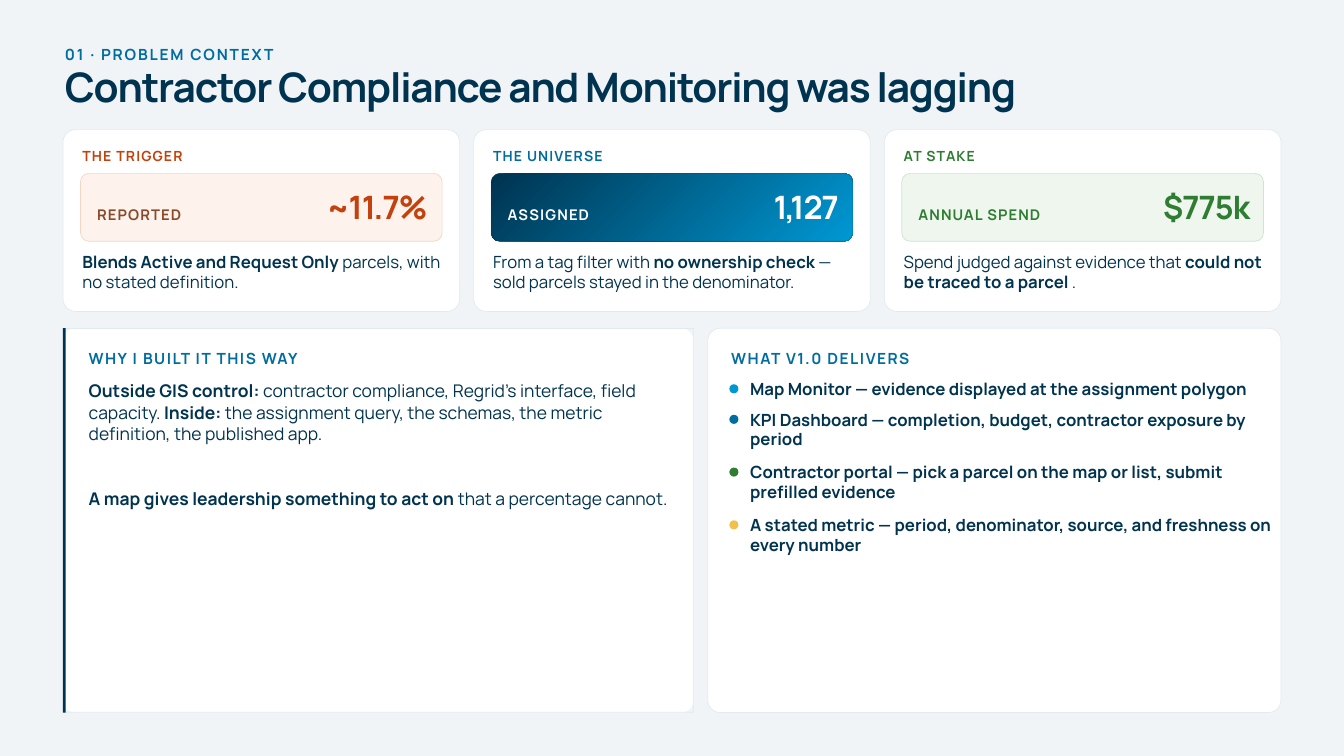
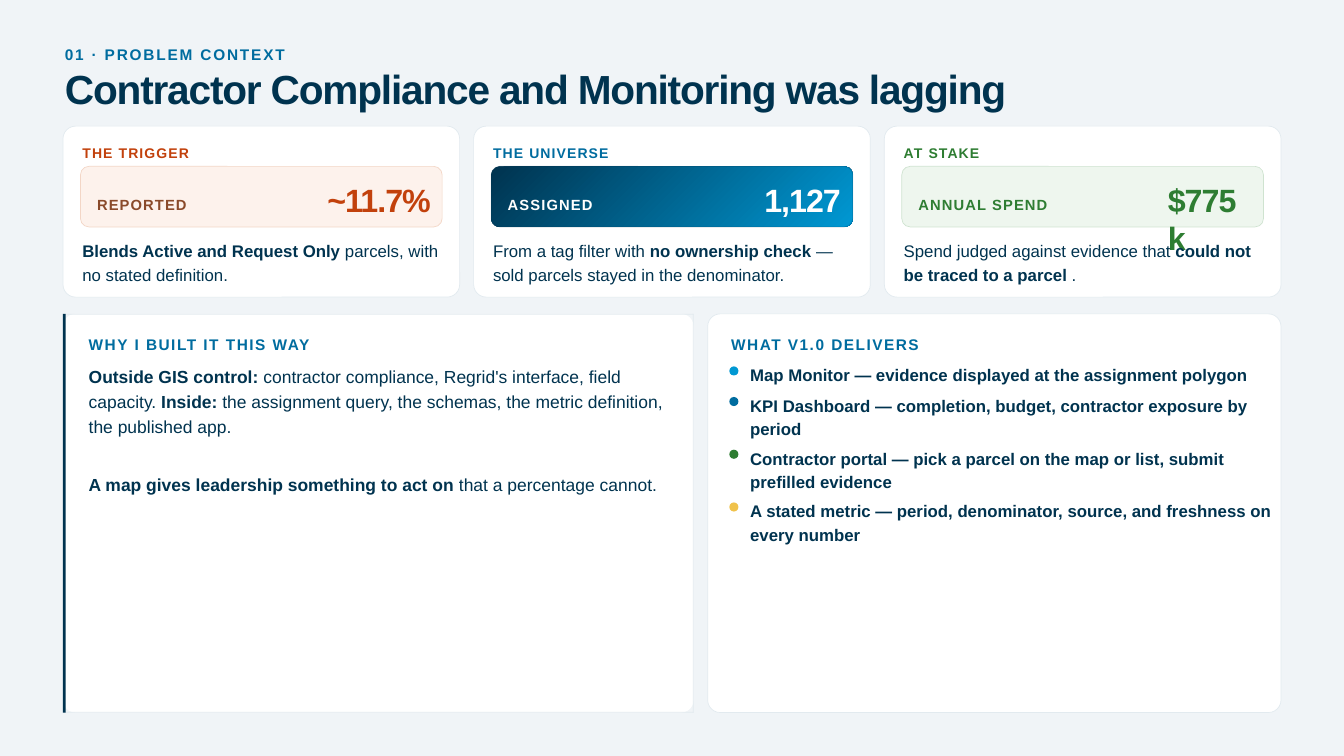
Before and after one commit to rutomo-ura/land-care-assurance, a slide deck: slide 2 of handover/03-presentation.pptx. Drawn at 1344x756 pixels with LibreOffice and Linux fonts; fonts in the diff are those of the drawing. Boxes give left, top, right and bottom in pixels: in the first picture for what was removed or moved away, otherwise in the second. Text is boxed around its words. In the diff, an @@ line names an element or a change of style, - is before the commit and + after.

```diff
--- a/handover/03-presentation.pptx
+++ b/handover/03-presentation.pptx
@@ text "Contractor Compliance and Monitoring was ..." at <box>65,74,1006,111</box>: font Manrope to Arial; line spacing 0.74 to 0.88 @@
@@ rounded rectangle: place and size @@
-rounded rectangle at <box>63,130,460,312</box>
+rounded rectangle at <box>63,126,460,297</box>
@@ rounded rectangle: place and size @@
-rounded rectangle at <box>474,130,870,312</box>
+rounded rectangle at <box>474,126,870,297</box>
@@ rounded rectangle: place and size @@
-rounded rectangle at <box>884,130,1281,312</box>
+rounded rectangle at <box>884,126,1281,297</box>
@@ rounded rectangle: place and size @@
-rounded rectangle at <box>81,173,442,241</box>
+rounded rectangle at <box>81,167,442,227</box>
@@ rounded rectangle: place and size @@
-rounded rectangle at <box>491,173,853,241</box>
+rounded rectangle at <box>491,167,853,227</box>
@@ font Manrope to Arial in 12 elements at <box>65,49,284,60</box>, <box>82,148,189,158</box>, <box>493,148,608,158</box>, <box>904,148,980,158</box>, <box>89,337,310,353</box>, <box>731,339,918,350</box>, <box>508,199,593,210</box>, <box>918,199,1047,210</box>, <box>327,189,430,213</box>, <box>1166,178,1255,218</box>, <box>97,199,187,210</box>, <box>764,189,841,217</box> @@
@@ text "1,127": place and size @@
-text "1,127" at <box>774,195,839,223</box>
+text "1,127" at <box>764,189,841,217</box>
@@ proportions changed in 8 elements at <box>63,314,694,712</box>, <box>708,314,1281,712</box>, <box>63,126,460,297</box>, <box>474,126,870,297</box>, <box>884,126,1281,297</box>, <box>81,167,442,227</box>, <box>491,167,853,227</box>, <box>902,167,1263,227</box> @@
@@ rounded rectangle: place and size @@
-rounded rectangle at <box>902,173,1263,241</box>
+rounded rectangle at <box>902,167,1263,227</box>
@@ text "$775k": place and size @@
-text "$775k" at <box>1163,192,1250,222</box>
+text "$775k" at <box>1166,178,1255,218</box>
@@ text "REPORTED": place and size @@
-text "REPORTED" at <box>97,209,181,220</box>
+text "REPORTED" at <box>97,199,187,210</box>
@@ text "ASSIGNED": place and size @@
-text "ASSIGNED" at <box>508,209,589,221</box>
+text "ASSIGNED" at <box>508,199,593,210</box>
@@ text "ANNUAL SPEND": place and size @@
-text "ANNUAL SPEND" at <box>918,209,1040,220</box>
+text "ANNUAL SPEND" at <box>918,199,1047,210</box>
@@ font Manrope to Arial; line spacing 1 to 1.19 in 3 elements at <box>82,244,438,281</box>, <box>493,244,812,285</box>, <box>904,243,1251,285</box> @@
@@ rounded rectangle: place and size @@
-rounded rectangle at <box>63,328,694,712</box>
+rounded rectangle at <box>63,314,694,712</box>
@@ rectangle: place and size @@
-rectangle at <box>63,328,66,712</box>
+rectangle at <box>63,314,66,712</box>
@@ rectangle: place and size @@
-rectangle at <box>693,328,694,712</box>
+rectangle at <box>693,314,694,712</box>
@@ rounded rectangle: place and size @@
-rounded rectangle at <box>708,328,1281,712</box>
+rounded rectangle at <box>708,314,1281,712</box>
@@ text "WHY I BUILT IT THIS ...": place and size @@
-text "WHY I BUILT IT THIS ..." at <box>89,352,298,365</box>
+text "WHY I BUILT IT THIS ..." at <box>89,337,310,353</box>
@@ text "WHAT V1.0 DELIVERS": place and size @@
-text "WHAT V1.0 DELIVERS" at <box>731,352,909,365</box>
+text "WHAT V1.0 DELIVERS" at <box>731,339,918,350</box>
@@ text "Outside GIS control: contractor compliance, ..." at <box>89,370,663,437</box>: font Manrope to Arial; line spacing 1.03 to 1.21 @@
@@ font Manrope to Arial; line spacing 0.97 to 1.15 in 4 elements at <box>750,452,1224,492</box>, <box>750,399,1248,439</box>, <box>750,504,1270,545</box>, <box>750,368,1247,385</box> @@
@@ text "Map Monitor — evidence displayed ...": place and size @@
-text "Map Monitor — evidence displayed ..." at <box>750,382,1247,400</box>
+text "Map Monitor — evidence displayed ..." at <box>750,368,1247,385</box>
@@ text "A map gives leadership something ..." at <box>89,478,657,495</box>: font Manrope to Arial; line spacing 1.03 to 1.21 @@
@@ text "A map gives leadership something ...": place and size @@
-text "A map gives leadership something ..." at <box>89,492,668,510</box>
+text "A map gives leadership something ..." at <box>89,478,657,495</box>
@@ 3 texts, 3 ellipses: place and size @@
-3 texts, 3 ellipses at <box>89,384,1271,555</box>
+3 texts, 3 ellipses at <box>89,366,1270,545</box>
@@ 4 texts, 1 rectangle, 1 ellipse: place and size @@
-4 texts, 1 rectangle, 1 ellipse at <box>63,255,1262,530</box>
+4 texts, 1 rectangle, 1 ellipse at <box>63,243,1251,512</box>
```
Also in this commit, not shown: 5 other slides changed, 2 slides added, 1 slide removed, 2 other files.
